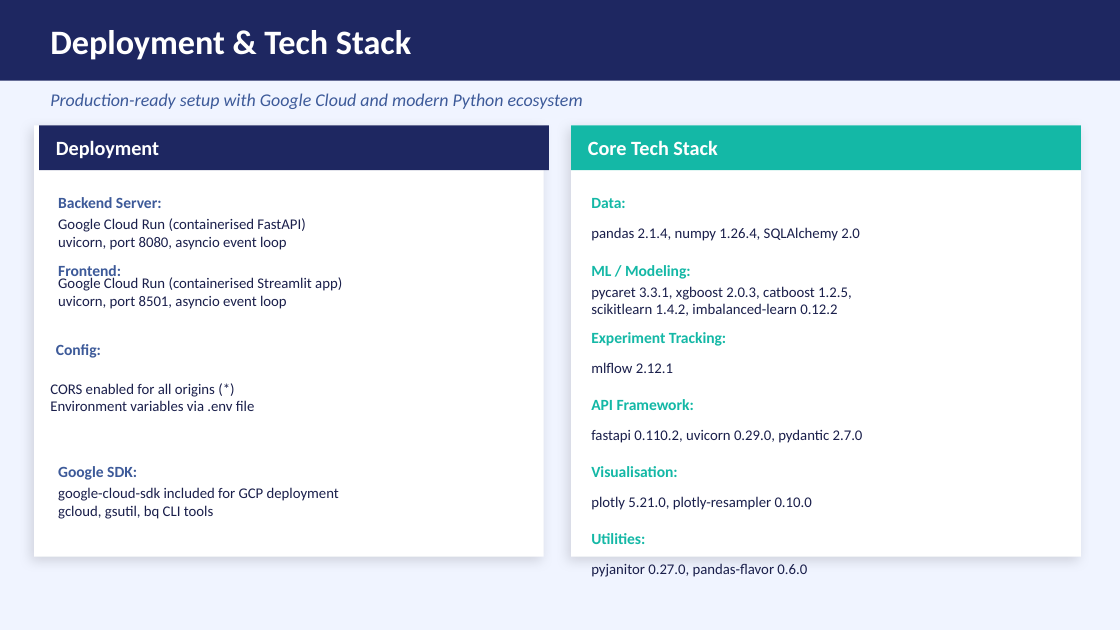
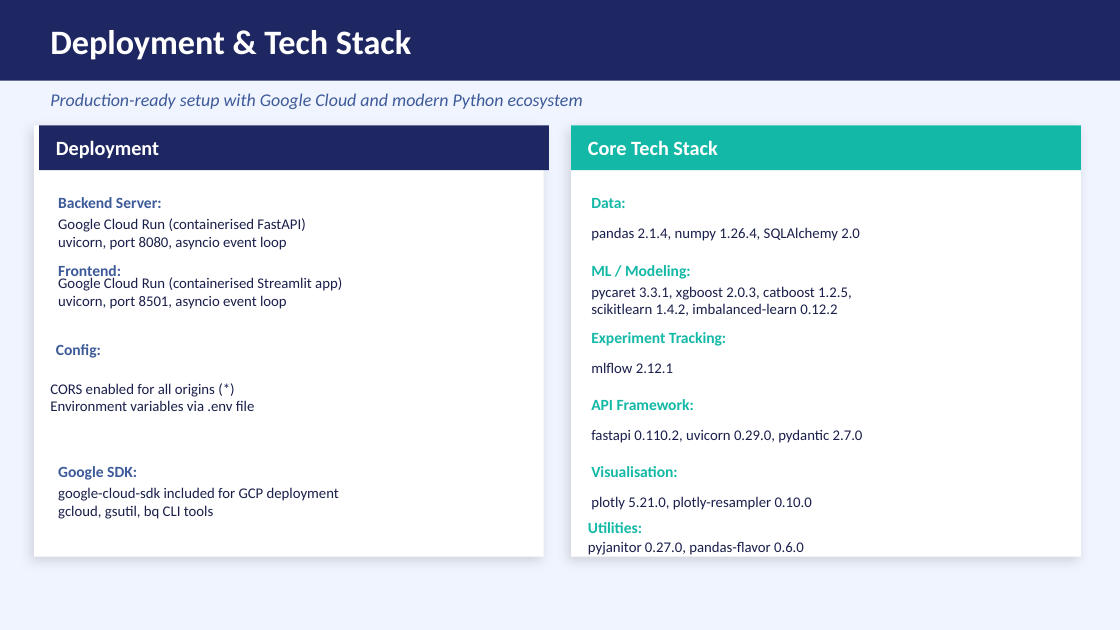
Before and after one commit to EllaN12/els-backend, a slide deck: slide 33 of Email_Lead_Scoring_Project_Summary.pptx. Drawn at 1120x630 pixels with LibreOffice and Linux fonts; fonts in the diff are those of the drawing. Boxes give left, top, right and bottom in pixels: in the first picture for what was removed or moved away, otherwise in the second. Text is boxed around its words. In the diff, an @@ line names an element or a change of style, - is before the commit and + after.

```diff
--- a/Email_Lead_Scoring_Project_Summary.pptx
+++ b/Email_Lead_Scoring_Project_Summary.pptx
@@ text "Utilities:": place and size @@
-text "Utilities:" at bbox=[591, 533, 645, 544]
+text "Utilities:" at bbox=[588, 522, 642, 533]
@@ text "pyjanitor 0.27.0, pandas-flavor 0.6.0": place and size @@
-text "pyjanitor 0.27.0, pandas-flavor 0.6.0" at bbox=[591, 563, 807, 577]
+text "pyjanitor 0.27.0, pandas-flavor 0.6.0" at bbox=[588, 541, 804, 555]
```
Also in this commit, not shown: 1 other slide changed, 1 other file.
